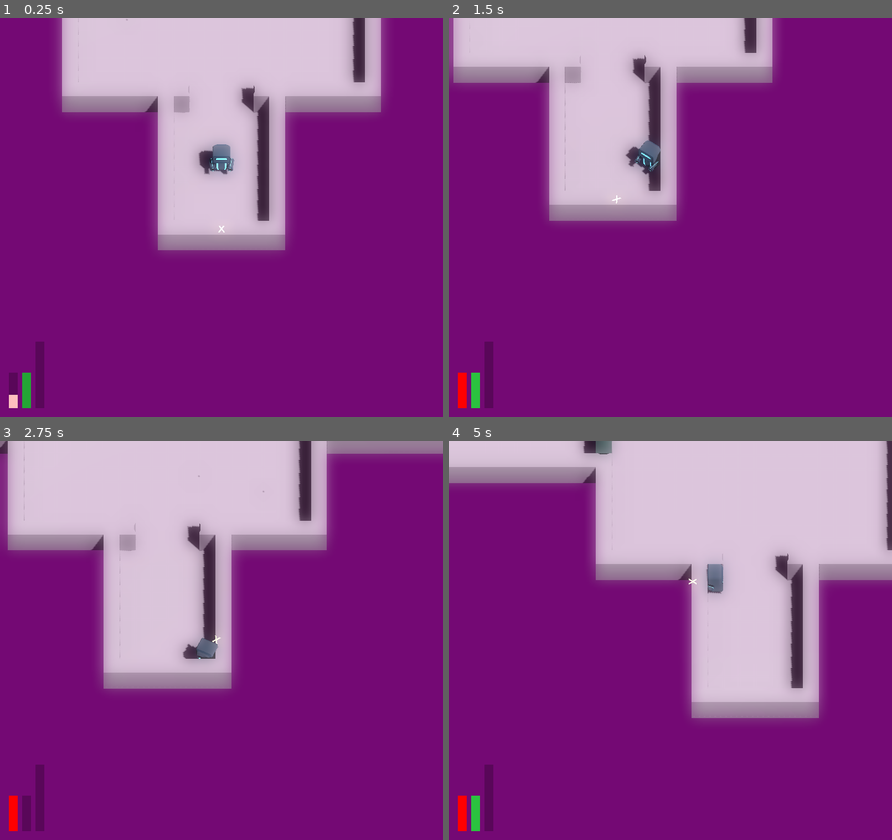
Above: before the commit, frames 1-4 (two rows, left to right).
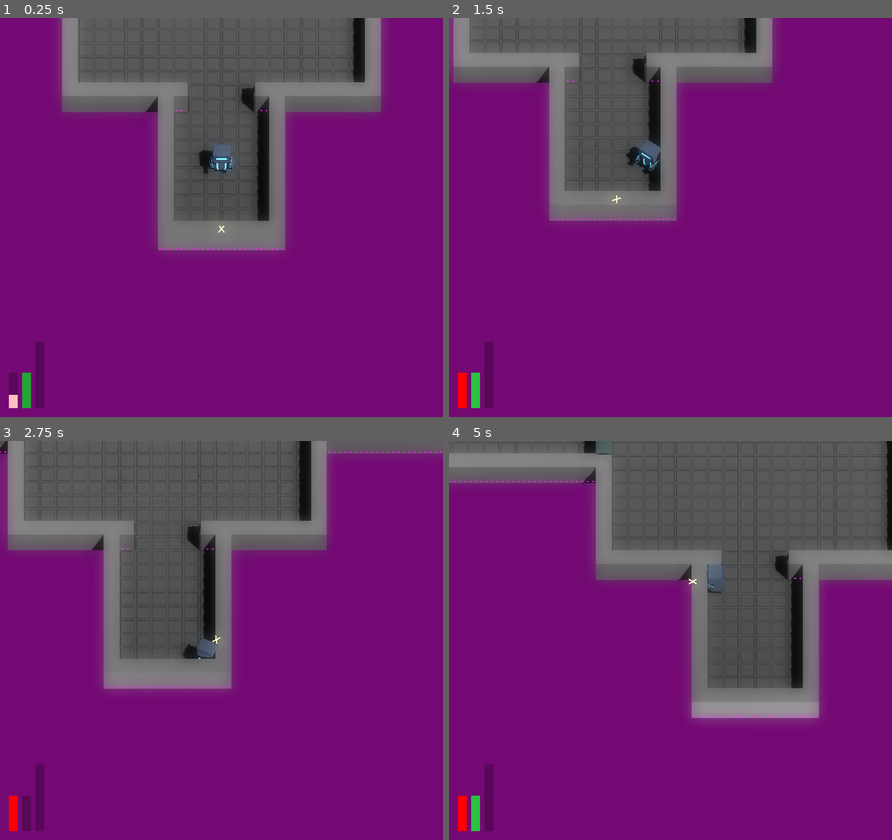
Above: after the commit, the same moments.

Repository: JackEvans24/bullet-absorb
Game: Godot game, scene res://scenes/main.tscn
Two runs of this game, one before a commit and one after it. Both use one fixed random seed, a clock stepped at 60 frames per second and the inputs below.
Inputs (mouse positions are in pixels of both pictures, inside the frame that each line leads up to):
- Up to frame 1 (0.25 s): no input
- Up to frame 2 (1.5 s): move the mouse to (767, 197) at 0.52 s; press the mouse at (767, 197) at 0.53 s; hold D (move_right) 0.53-1.28 s; move the mouse to (581, 237) at 1.27 s; release the mouse at (581, 237) at 1.28 s; hold S (move_back) from 1.28 s (still down); tap Ctrl (absorb) at 1.35 s
- Up to frame 3 (2.75 s): click (132, 660) at 1.55 s; move the mouse to (265, 552) at 2.02 s; release S (move_back) at 2.03 s; press the mouse at (265, 552) at 2.03 s; hold D (move_right) from 2.03 s (still down); tap Space (dash) at 2.1 s
- Up to frame 4 (5 s): move the mouse to (648, 720) at 2.77 s; release D (move_right) at 2.78 s; release the mouse at (648, 720) at 2.78 s; hold W (move_forward) 2.78-3.53 s; click (648, 720) at 2.85 s; move the mouse to (803, 700) at 3.52 s; press the mouse at (803, 700) at 3.53 s; hold A (move_left) from 3.53 s (still down); move the mouse to (537, 580) at 4.27 s; release the mouse at (537, 580) at 4.28 s; tap Ctrl (absorb) at 4.35 s; click (537, 580) at 4.55 s

The runs differ from the first frame. In frame 1, 27% of the frame differs, in the area x 14-86%, y 0-59%; in frame 2, 21%; in frame 3, 30%; in frame 4, 36%, in the area x 0-100%, y 0-70%.

Commit message:
feat: add shoot animation

Diff:
--- a/prefabs/player/player.tscn
+++ b/prefabs/player/player.tscn
@@ -92,6 +92,70 @@
 font_size = 64
 uppercase = true
 
+[sub_resource type="Animation" id="Animation_kcjf8"]
+resource_name = "RESET"
+length = 0.01
+tracks/0/type = "value"
+tracks/0/imported = false
+tracks/0/enabled = true
+tracks/0/path = NodePath("Pivot/PlayerModel/Head:position")
+tracks/0/interp = 1
+tracks/0/loop_wrap = true
+tracks/0/keys = {
+"times": PackedFloat32Array(0),
+"transitions": PackedFloat32Array(1),
+"update": 0,
+"values": [Vector3(0, 0, 0)]
+}
+tracks/1/type = "value"
+tracks/1/imported = false
+tracks/1/enabled = true
+tracks/1/path = NodePath("Pivot/PlayerModel/Arm_Left:position")
+tracks/1/interp = 1
+tracks/1/loop_wrap = true
+tracks/1/keys = {
+"times": PackedFloat32Array(0),
+"transitions": PackedFloat32Array(1),
+"update": 0,
+"values": [Vector3(0, 0, 0)]
+}
+tracks/2/type = "value"
+tracks/2/imported = false
+tracks/2/enabled = true
+tracks/2/path = NodePath("Pivot/PlayerModel/Arm_Left:scale")
+tracks/2/interp = 1
+tracks/2/loop_wrap = true
+tracks/2/keys = {
+"times": PackedFloat32Array(0),
+"transitions": PackedFloat32Array(1),
+"update": 0,
+"values": [Vector3(1, 1, 1)]
+}
+tracks/3/type = "value"
+tracks/3/imported = false
+tracks/3/enabled = true
+tracks/3/path = NodePath("Pivot/PlayerModel/Arm_Right:position")
+tracks/3/interp = 1
+tracks/3/loop_wrap = true
+tracks/3/keys = {
+"times": PackedFloat32Array(0),
+"transitions": PackedFloat32Array(1),
+"update": 0,
+"values": [Vector3(0, 0, 0)]
+}
+tracks/4/type = "value"
+tracks/4/imported = false
+tracks/4/enabled = true
+tracks/4/path = NodePath("Pivot/PlayerModel/Arm_Right:scale")
+tracks/4/interp = 1
+tracks/4/loop_wrap = true
+tracks/4/keys = {
+"times": PackedFloat32Array(0),
+"transitions": PackedFloat32Array(1),
+"update": 0,
+"values": [Vector3(1, 1, 1)]
+}
+
 [sub_resource type="Animation" id="Animation_vvrfd"]
 resource_name = "idle"
 length = 1.2
@@ -106,37 +170,101 @@
 "times": PackedFloat32Array(0, 0.6, 1.2),
 "transitions": PackedFloat32Array(1, 1, 1),
 "update": 0,
-"values": [Vector3(0, 0, 0), Vector3(0, 0.1, 0), Vector3(0, 0, 0)]
+"values": [Vector3(0, 0, 0), Vector3(0, 0.2, 0), Vector3(0, 0, 0)]
+}
+
+[sub_resource type="Animation" id="Animation_pdepb"]
+resource_name = "shoot_left"
+length = 0.2
+tracks/0/type = "value"
+tracks/0/imported = false
+tracks/0/enabled = true
+tracks/0/path = NodePath("Pivot/PlayerModel/Arm_Left:position")
+tracks/0/interp = 1
+tracks/0/loop_wrap = true
+tracks/0/keys = {
+"times": PackedFloat32Array(0, 0.2),
+"transitions": PackedFloat32Array(0.2, 1),
+"update": 0,
+"values": [Vector3(0.25, -0.2, 0.8), Vector3(0, 0, 0)]
 }
 tracks/1/type = "value"
 tracks/1/imported = false
 tracks/1/enabled = true
-tracks/1/path = NodePath("Pivot/PlayerModel/Arm_Left:position")
-tracks/1/interp = 2
+tracks/1/path = NodePath("Pivot/PlayerModel/Arm_Left:scale")
+tracks/1/interp = 1
 tracks/1/loop_wrap = true
 tracks/1/keys = {
-"times": PackedFloat32Array(-7.45058e-09, 0.6, 1.21),
-"transitions": PackedFloat32Array(1, 1, 1),
-"update": 0,
-"values": [Vector3(0, -0.5, 0), Vector3(0, 0, 0), Vector3(0, -0.5, 0)]
-}
-tracks/2/type = "value"
-tracks/2/imported = false
-tracks/2/enabled = true
-tracks/2/path = NodePath("Pivot/PlayerModel/Arm_Right:position")
-tracks/2/interp = 2
-tracks/2/loop_wrap = true
-tracks/2/keys = {
-"times": PackedFloat32Array(-7.45058e-09, 0.6, 1.2),
-"transitions": PackedFloat32Array(1, 1, 1),
-"update": 0,
-"values": [Vector3(0, -0.5, 0), Vector3(0, 0, 0), Vector3(0, -0.5, 0)]
+"times": PackedFloat32Array(0, 0.2),
+"transitions": PackedFloat32Array(0.2, 1),
+"update": 0,
+"values": [Vector3(1.2, 1.2, 1.2), Vector3(1, 1, 1)]
+}
+
+[sub_resource type="Animation" id="Animation_f0kg1"]
+resource_name = "shoot_right"
+length = 0.2
+tracks/0/type = "value"
+tracks/0/imported = false
+tracks/0/enabled = true
+tracks/0/path = NodePath("Pivot/PlayerModel/Arm_Right:position")
+tracks/0/interp = 1
+tracks/0/loop_wrap = true
+tracks/0/keys = {
+"times": PackedFloat32Array(0, 0.2),
+"transitions": PackedFloat32Array(0.2, 1),
+"update": 0,
+"values": [Vector3(-0.25, -0.2, 0.8), Vector3(0, 0, 0)]
+}
+tracks/1/type = "value"
+tracks/1/imported = false
+tracks/1/enabled = true
+tracks/1/path = NodePath("Pivot/PlayerModel/Arm_Right:scale")
+tracks/1/interp = 1
+tracks/1/loop_wrap = true
+tracks/1/keys = {
+"times": PackedFloat32Array(0, 0.2),
+"transitions": PackedFloat32Array(0.2, 1),
+"update": 0,
+"values": [Vector3(1.2, 1.2, 1.2), Vector3(1, 1, 1)]
 }
 
 [sub_resource type="AnimationLibrary" id="AnimationLibrary_7y837"]
 _data = {
-"idle": SubResource("Animation_vvrfd")
-}
+"RESET": SubResource("Animation_kcjf8"),
+"idle": SubResource("Animation_vvrfd"),
+"shoot_left": SubResource("Animation_pdepb"),
+"shoot_right": SubResource("Animation_f0kg1")
+}
+
+[sub_resource type="AnimationNodeAnimation" id="AnimationNodeAnimation_1heiw"]
+animation = &"shoot_right"
+
+[sub_resource type="AnimationNodeAnimation" id="AnimationNodeAnimation_dg2ao"]
+animation = &"idle"
+
+[sub_resource type="AnimationNodeAnimation" id="AnimationNodeAnimation_n56fe"]
+animation = &"shoot_left"
+
+[sub_resource type="AnimationNodeOneShot" id="AnimationNodeOneShot_04qxe"]
+filters = ["Pivot/PlayerModel/Arm_Left:position", "Pivot/PlayerModel/Arm_Left:scale"]
+
+[sub_resource type="AnimationNodeOneShot" id="AnimationNodeOneShot_o1awh"]
+filters = ["Pivot/PlayerModel/Arm_Right:position", "Pivot/PlayerModel/Arm_Right:scale"]
+
+[sub_resource type="AnimationNodeBlendTree" id="AnimationNodeBlendTree_5olkx"]
+nodes/Animation/node = SubResource("AnimationNodeAnimation_1heiw")
+nodes/Animation/position = Vector2(60, 420)
+nodes/Idle/node = SubResource("AnimationNodeAnimation_dg2ao")
+nodes/Idle/position = Vector2(-180, 180)
+nodes/ShootLeft/node = SubResource("AnimationNodeAnimation_n56fe")
+nodes/ShootLeft/position = Vector2(-180, 340)
+nodes/ShootLeftTrigger/node = SubResource("AnimationNodeOneShot_04qxe")
+nodes/ShootLeftTrigger/position = Vector2(40, 160)
+nodes/ShootRightTrigger/node = SubResource("AnimationNodeOneShot_o1awh")
+nodes/ShootRightTrigger/position = Vector2(320, 140)
+nodes/output/position = Vector2(600, 140)
+node_connections = [&"ShootLeftTrigger", 0, &"Idle", &"ShootLeftTrigger", 1, &"ShootLeft", &"ShootRightTrigger", 0, &"ShootLeftTrigger", &"ShootRightTrigger", 1, &"Animation", &"output", 0, &"ShootRightTrigger"]
 
 [node name="Player" type="CharacterBody3D"]
 collision_layer = 2
@@ -187,6 +315,7 @@
 pivot_ref = NodePath("../Pivot")
 arm_cannon_refs = Array[NodePath]([NodePath("../Pivot/PlayerModel/Arm_Left"), NodePath("../Pivot/PlayerModel/Arm_Right")])
 aim_point_ref = NodePath("../Pivot/Reticule/Mesh")
+animator_ref = NodePath("../Animator")
 cooldown = 0.01
 bullet_scene = ExtResource("5_twt6l")
 fire_fail_particles_scene = ExtResource("12_d68f3")
@@ -243,15 +372,6 @@
 recovery_material = ExtResource("21_yrqox")
 
 [node name="PlayerModel" parent="Pivot" instance=ExtResource("23_m7jo1")]
-
-[node name="Head" parent="Pivot/PlayerModel" index="1"]
-transform = Transform3D(1, 0, 0, 0, 1, 0, 0, 0, 1, 0, 0.034113, 0)
-
-[node name="Arm_Left" parent="Pivot/PlayerModel" index="2"]
-transform = Transform3D(1, 0, 0, 0, 1, 0, 0, 0, 1, 0, -0.329435, 0)
-
-[node name="Arm_Right" parent="Pivot/PlayerModel" index="3"]
-transform = Transform3D(1, 0, 0, 0, 1, 0, 0, 0, 1, 0, -0.329435, 0)
 
 [node name="HurtParticles" type="GPUParticles3D" parent="Pivot"]
 cast_shadow = 0
@@ -308,4 +428,14 @@
 }
 autoplay = "idle"
 
+[node name="Animator" type="AnimationTree" parent="."]
+tree_root = SubResource("AnimationNodeBlendTree_5olkx")
+anim_player = NodePath("../AnimationPlayer")
+parameters/ShootLeftTrigger/active = false
+parameters/ShootLeftTrigger/internal_active = false
+parameters/ShootLeftTrigger/request = 0
+parameters/ShootRightTrigger/active = false
+parameters/ShootRightTrigger/internal_active = false
+parameters/ShootRightTrigger/request = 0
+
 [editable path="Pivot/PlayerModel"]
--- a/scripts/mechanics/player/aim/player_aim.gd
+++ b/scripts/mechanics/player/aim/player_aim.gd
@@ -3,9 +3,13 @@
 
 signal bullet_fired
 
+const SHOOT_LEFT = "ShootLeftTrigger"
+const SHOOT_RIGHT = "ShootRightTrigger"
+
 @export var pivot_ref: NodePath
 @export var arm_cannon_refs: Array[NodePath]
 @export var aim_point_ref: NodePath
+@export var animator_ref: NodePath
 @export var cooldown = 0.05
 @export var bullet_scene: PackedScene
 @export var fire_fail_particles_scene: PackedScene
@@ -14,6 +18,7 @@
 @onready var mouse_aim: MouseAimDirection = $MouseAim
 @onready var pivot: Node3D = get_node(pivot_ref)
 @onready var aim_point: Node3D = get_node(aim_point_ref)
+@onready var animator: AnimationTree = get_node(animator_ref)
 
 var arm_cannons: Array[ArmCannon]
 var arm_cannon_index := 0
@@ -62,7 +67,7 @@
 	if is_firing:
 		return
 
-	var arm_cannon = get_next_cannon()
+	var arm_cannon = get_next_cannon_for_fire()
 	if not has_ammo:
 		arm_cannon.trigger_fire_fail()
 		return
@@ -80,8 +85,11 @@
 	await tree.create_timer(cooldown).timeout
 	is_firing = false
 
-func get_next_cannon() -> ArmCannon:
+func get_next_cannon_for_fire() -> ArmCannon:
 	var next_cannon = arm_cannons[arm_cannon_index]
+
+	var animation_path = "parameters/%s/request" % (SHOOT_LEFT if arm_cannon_index % 2 == 0 else SHOOT_RIGHT)
+	animator.set(animation_path, AnimationNodeOneShot.ONE_SHOT_REQUEST_FIRE)
 
 	arm_cannon_index += 1
 	if arm_cannon_index % len(arm_cannons) == 0:
Not shown: 1 places in prefabs/player/player.tscn that only renumber resources
